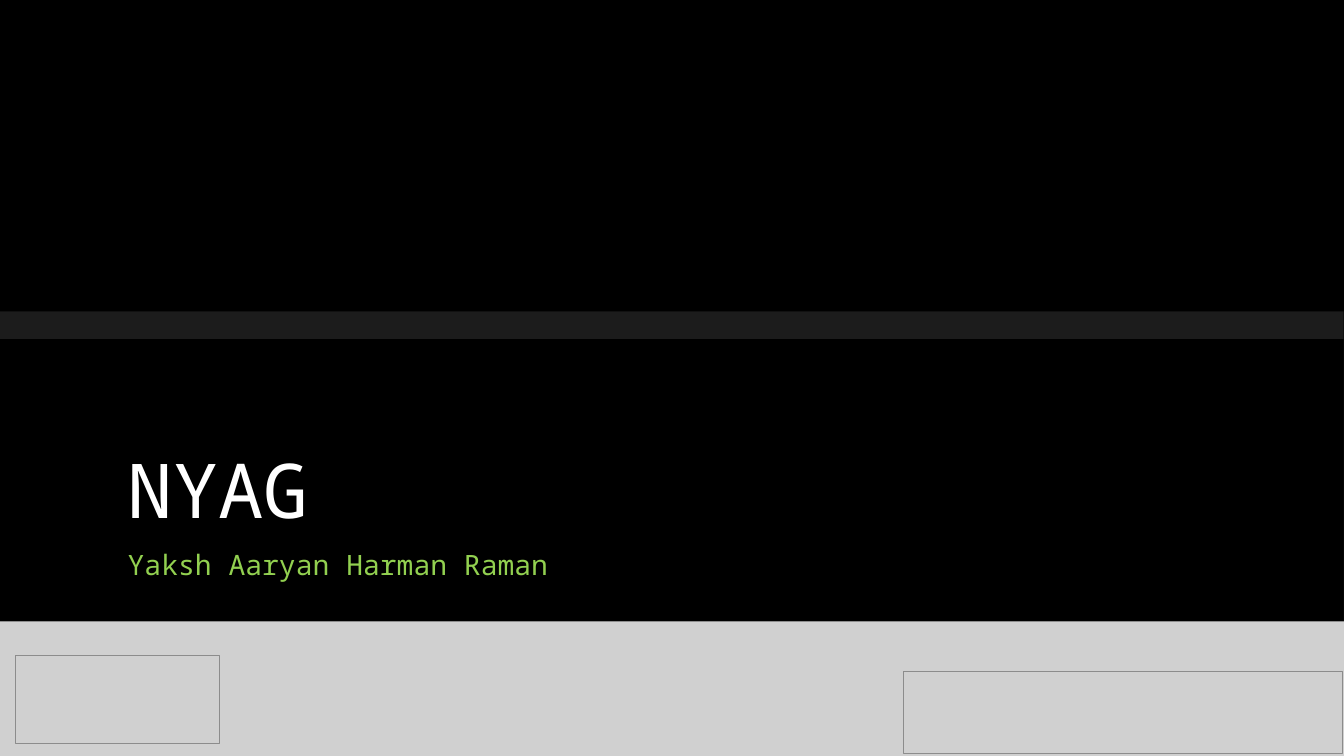
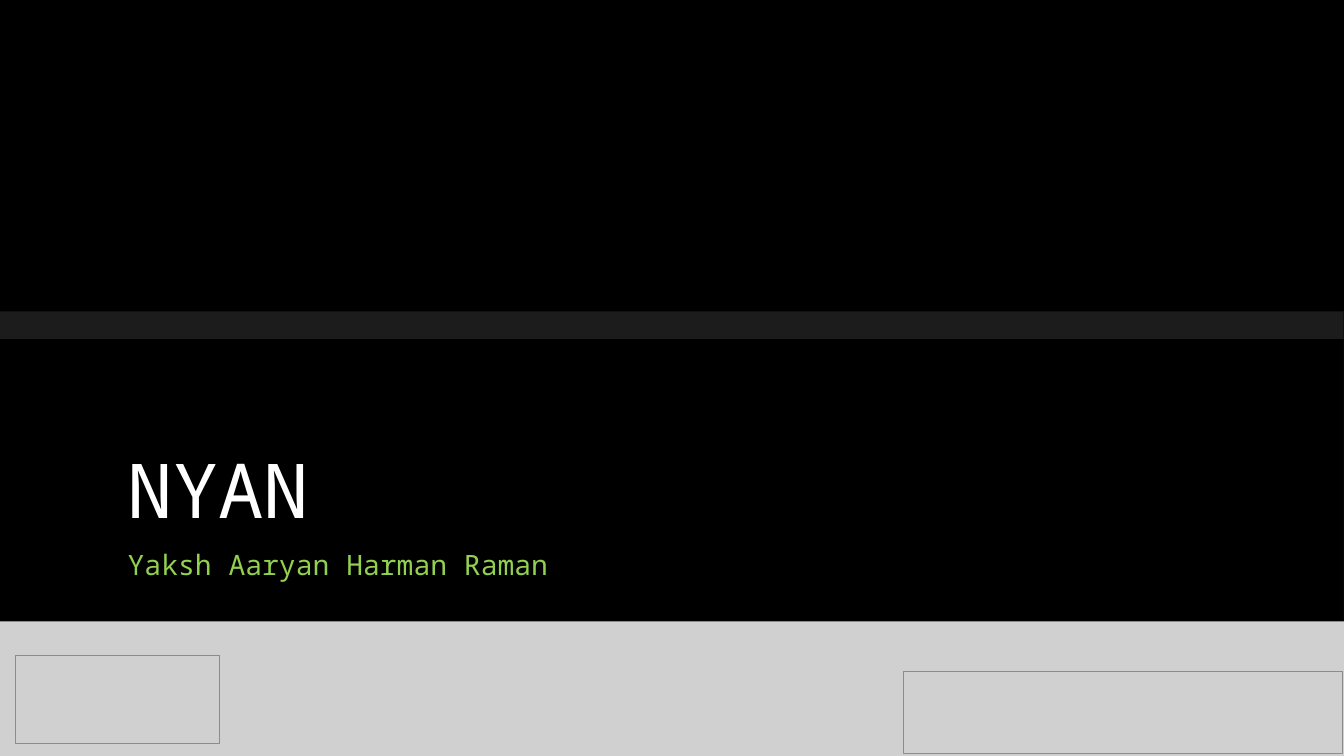
Before and after one commit to YakshSharma2004/Capstone2025, a slide deck: slide 1 of docs_like_prosals/Capstone2025.pptx. Drawn at 1344x756 pixels with LibreOffice and Linux fonts; fonts in the diff are those of the drawing; grey boxes stand for pictures; background and template pictures are left out. Boxes give left, top, right and bottom in pixels: in the first picture for what was removed or moved away, otherwise in the second. Text is boxed around its words. In the diff, an @@ line names an element or a change of style, - is before the commit and + after.

Commit message:
slight chagne to the presentation

```diff
--- a/docs_like_prosals/Capstone2025.pptx
+++ b/docs_like_prosals/Capstone2025.pptx
@@ title at (x1=128, y1=463, x2=309, y2=518): text changed @@
-NYAG
+NYAN
```
